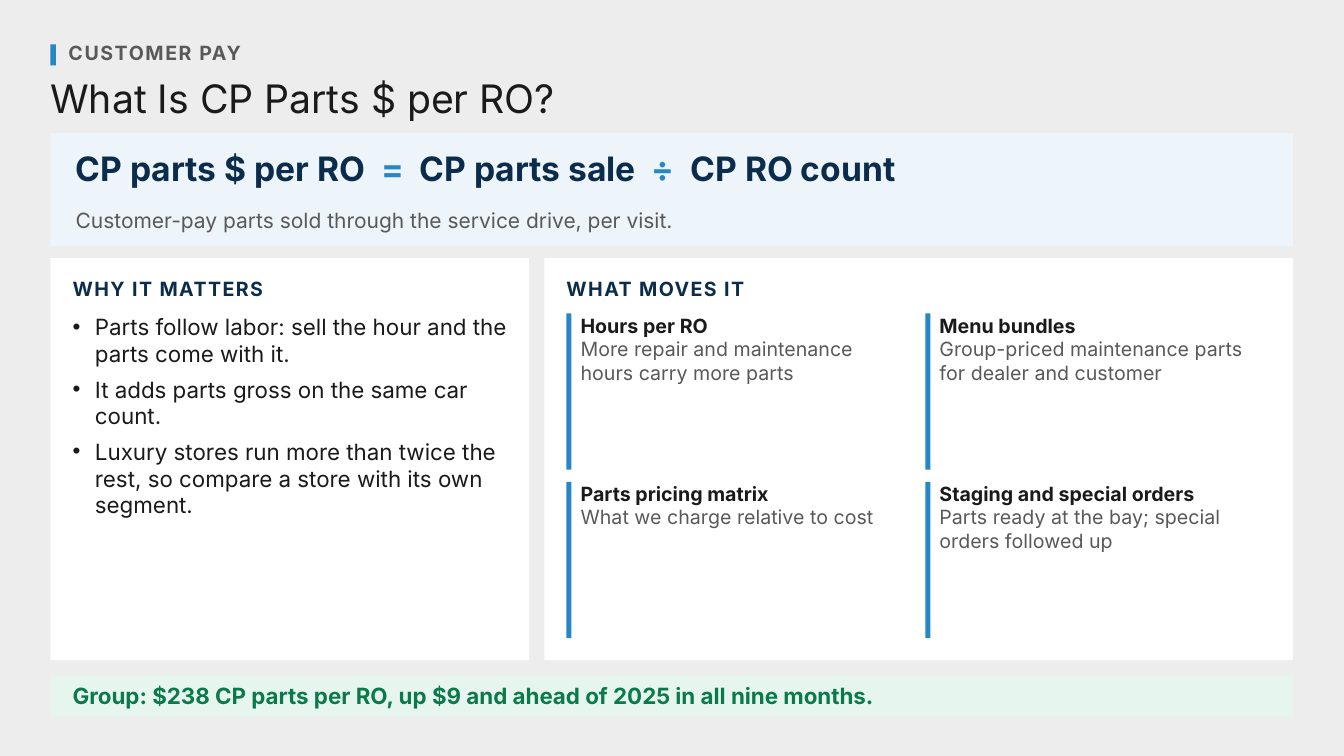
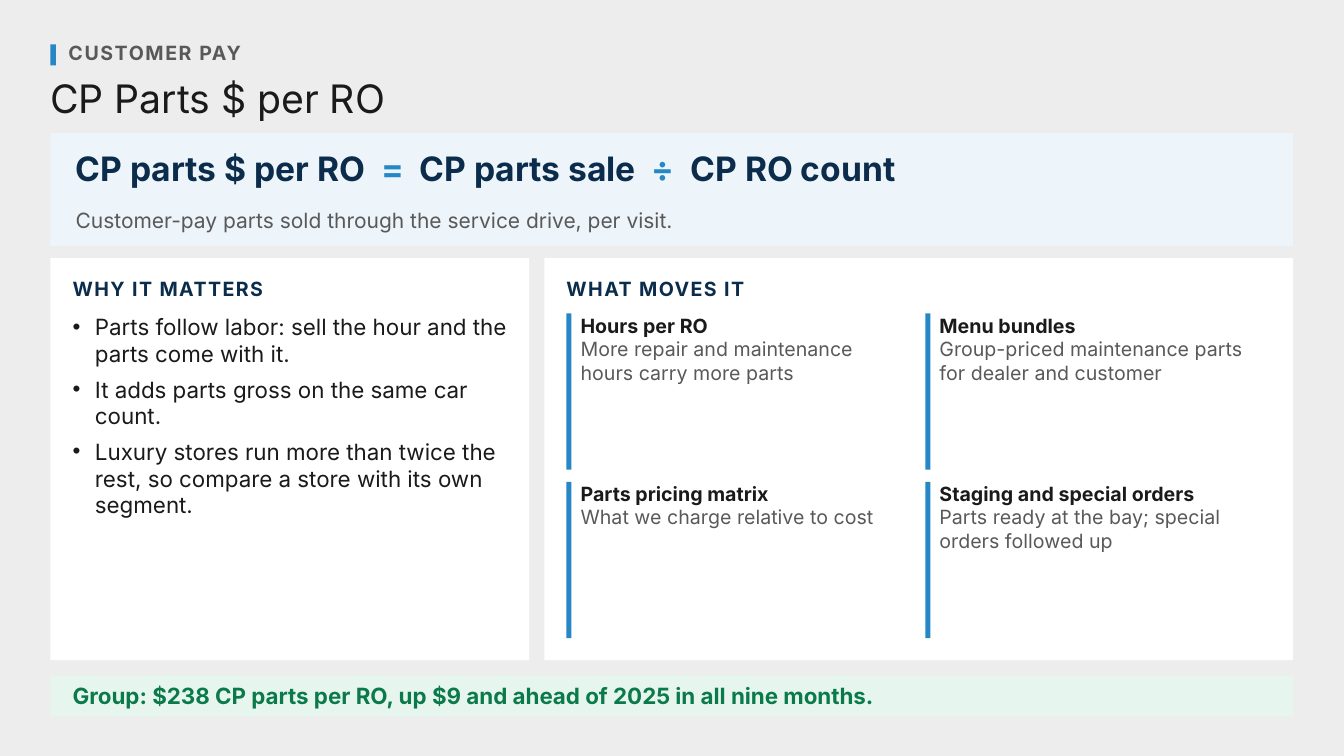
Before and after one commit to Ndresner/Noah, a slide deck: slide 5 of day2-deck/decks/Metric Explainers - Review.pptx. Drawn at 1344x756 pixels with LibreOffice and Linux fonts; fonts in the diff are those of the drawing. Boxes give left, top, right and bottom in pixels: in the first picture for what was removed or moved away, otherwise in the second. Text is boxed around its words. In the diff, an @@ line names an element or a change of style, - is before the commit and + after.

```diff
--- a/day2-deck/decks/Metric Explainers - Review.pptx
+++ b/day2-deck/decks/Metric Explainers - Review.pptx
@@ text at (50, 84, 385, 121): text changed @@
-What Is CP Parts $ per RO?
+CP Parts $ per RO
```
Also in this commit, not shown: 10 other slides changed, 9 other files.
